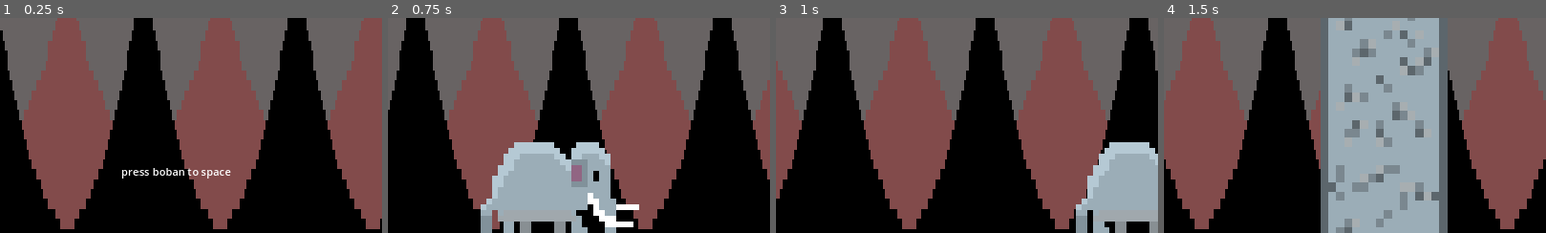
Above: before the commit, frames 1-4 (left to right).
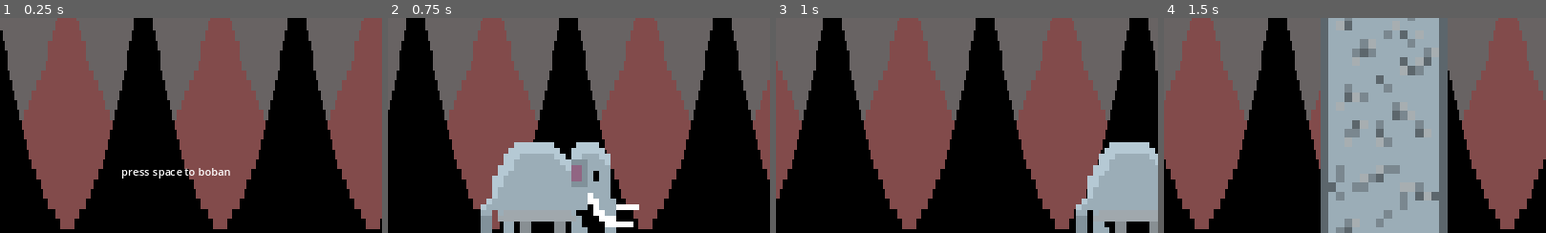
Above: after the commit, the same moments.

Repository: lessy2014/LDJ-summon-runner
Game: Godot game, scene res://Scenes/main.tscn
Two runs of this game, one before a commit and one after it. Both use one fixed random seed, a clock stepped at 60 frames per second and the inputs below.
Inputs:
- Up to frame 1 (0.25 s): no input
- Up to frame 2 (0.75 s): tap Space at 0.5 s; hold Right (ui_right) from 0.53 s (still down); tap Enter (ui_accept) at 0.6 s
- Up to frame 3 (1 s): keep holding Right (ui_right); tap Enter (ui_accept) at 0.77 s
- Up to frame 4 (1.5 s): keep holding Right (ui_right); tap Enter (ui_accept) at 1.07, 1.35 s
The pictures show only the part of the screen within x 27-77%, y 14-64%; the shares and areas given below are measured in that part.

The runs differ from the first frame. In frame 1, 0.5% of the frame differs, in the area x 40-61%, y 69-75%; in frame 2, nothing differs; in frame 3, nothing differs; in frame 4, nothing differs.

Commit message:
Ульт Венги

Diff:
--- a/Scripts/main.gd
+++ b/Scripts/main.gd
@@ -47,7 +47,7 @@
 	$Граунд.position = Vector2i(143,465)
 	remove_all_obstacles()
 	started = false
-	main_text.text = "press boban to space"
+	main_text.text = "press space to boban"
 
 func new_game():
 	started = true
